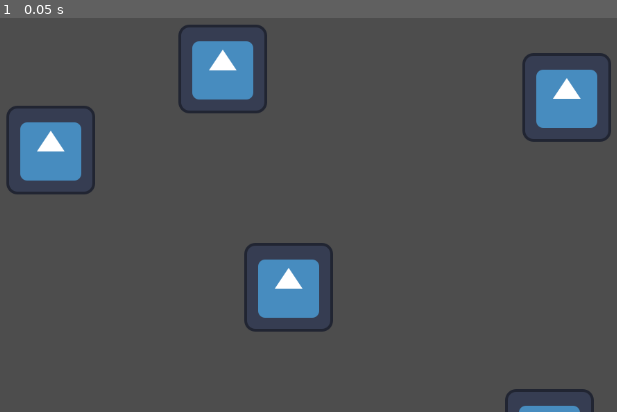
Above: before the commit, frame 1.
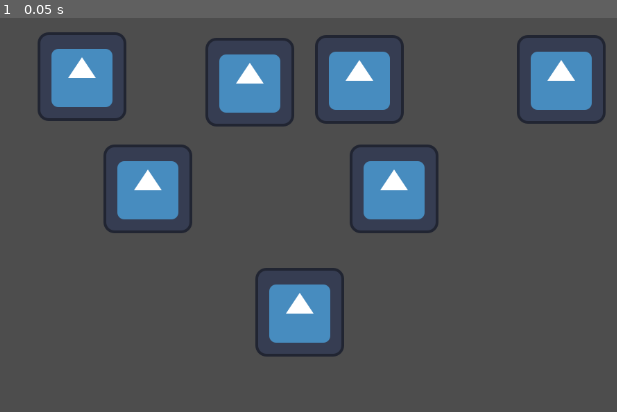
Above: after the commit, the same moment.

Repository: CodingMan275/gunslinger
Game: Godot game, scene res://icon.tscn
Two runs of this game, one before a commit and one after it. Both use one fixed random seed, a clock stepped at 60 frames per second and the inputs below. The project has no main scene, so this scene is started directly. The engine's default icon, where the game draws it, is replaced by a stand-in: a white triangle on a blue panel in a dark square.
Inputs:
- Up to frame 1 (0.05 s): no input

The runs differ from the first frame. In frame 1, 16% of the frame differs, in the area x 0-100%, y 1-100%.

Commit message:
Enter Names

Diff:
--- a/icon.tscn
+++ b/icon.tscn
@@ -2,22 +2,30 @@
 
 [ext_resource type="Texture2D" uid="uid://wpqjamy8nklp" path="res://icon.svg" id="1_4we5w"]
 
-[node name="Icon" type="Sprite2D"]
-position = Vector2(520, 468)
+[node name="Michael" type="Sprite2D"]
+position = Vector2(222, 164)
+texture = ExtResource("1_4we5w")
+
+[node name="Joshua" type="Sprite2D" parent="."]
+position = Vector2(242, 8)
 texture = ExtResource("1_4we5w")
 
 [node name="Icon" type="Sprite2D" parent="."]
-position = Vector2(-95, -315)
+position = Vector2(400, 4)
 texture = ExtResource("1_4we5w")
 
 [node name="Icon2" type="Sprite2D" parent="."]
-position = Vector2(376, 211)
+position = Vector2(691, 4)
 texture = ExtResource("1_4we5w")
 
 [node name="Icon3" type="Sprite2D" parent="."]
-position = Vector2(-343, -198)
+position = Vector2(95, 162)
 texture = ExtResource("1_4we5w")
 
 [node name="Icon4" type="Sprite2D" parent="."]
-position = Vector2(401, -274)
+position = Vector2(450, 162)
 texture = ExtResource("1_4we5w")
+
+[node name="Icon5" type="Sprite2D" parent="."]
+position = Vector2(314, 340)
+texture = ExtResource("1_4we5w")
